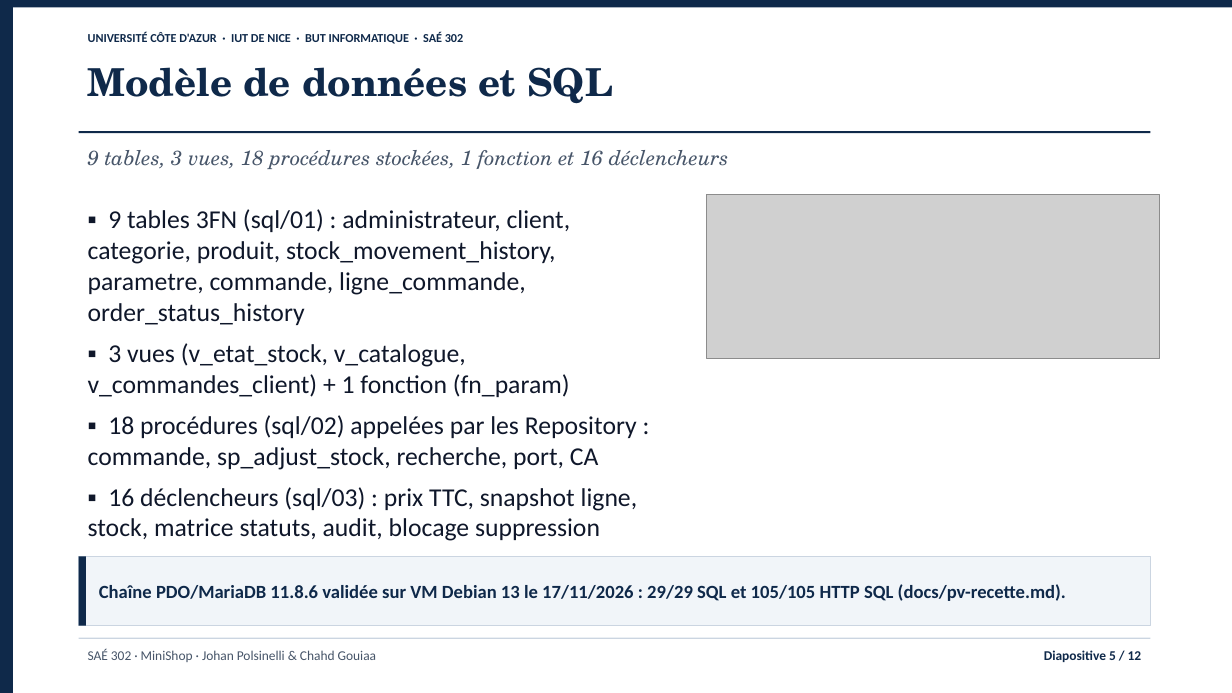
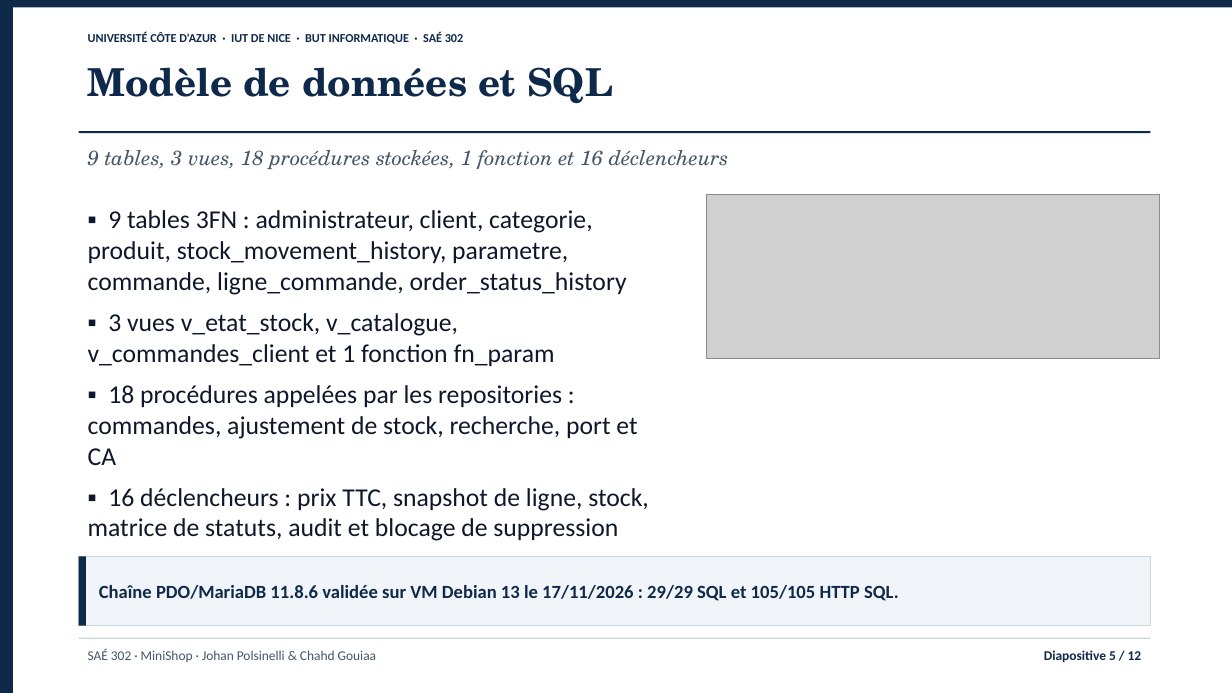
Before and after one commit to jojo8356/SAE-302, a slide deck: slide 5 of livrables/minishop-soutenance.pptx. Drawn at 1232x693 pixels with LibreOffice and Linux fonts; fonts in the diff are those of the drawing; grey boxes stand for pictures. Boxes give left, top, right and bottom in pixels: in the first picture for what was removed or moved away, otherwise in the second. Text is boxed around its words. In the diff, an @@ line names an element or a change of style, - is before the commit and + after.

Commit message:
docs: supprime les mentions entre parenthèses dans toutes les diapositives

```diff
--- a/livrables/minishop-soutenance.pptx
+++ b/livrables/minishop-soutenance.pptx
@@ text at (88, 210, 649, 541): text changed @@
-▪ 9 tables 3FN (sql/01) : administrateur, client, categorie, produit, stock_movement_history, parametre, commande, ligne_commande, order_status_history
-▪ 3 vues (v_etat_stock, v_catalogue, v_commandes_client) + 1 fonction (fn_param)
-▪ 18 procédures (sql/02) appelées par les Repository : commande, sp_adjust_stock, recherche, port, CA
-▪ 16 déclencheurs (sql/03) : prix TTC, snapshot ligne, stock, matrice statuts, audit, blocage suppression
+▪ 9 tables 3FN : administrateur, client, categorie, produit, stock_movement_history, parametre, commande, ligne_commande, order_status_history
+▪ 3 vues v_etat_stock, v_catalogue, v_commandes_client et 1 fonction fn_param
+▪ 18 procédures appelées par les repositories : commandes, ajustement de stock, recherche, port et CA
+▪ 16 déclencheurs : prix TTC, snapshot de ligne, stock, matrice de statuts, audit et blocage de suppression
@@ text in rectangle at (99, 585, 899, 601): text changed @@
-Chaîne PDO/MariaDB 11.8.6 validée sur VM Debian 13 le 17/11/2026 : 29/29 SQL et 105/105 HTTP SQL (docs/pv-recette.md).
+Chaîne PDO/MariaDB 11.8.6 validée sur VM Debian 13 le 17/11/2026 : 29/29 SQL et 105/105 HTTP SQL.
```
Also in this commit, not shown: 10 other slides changed, 4 other files.
